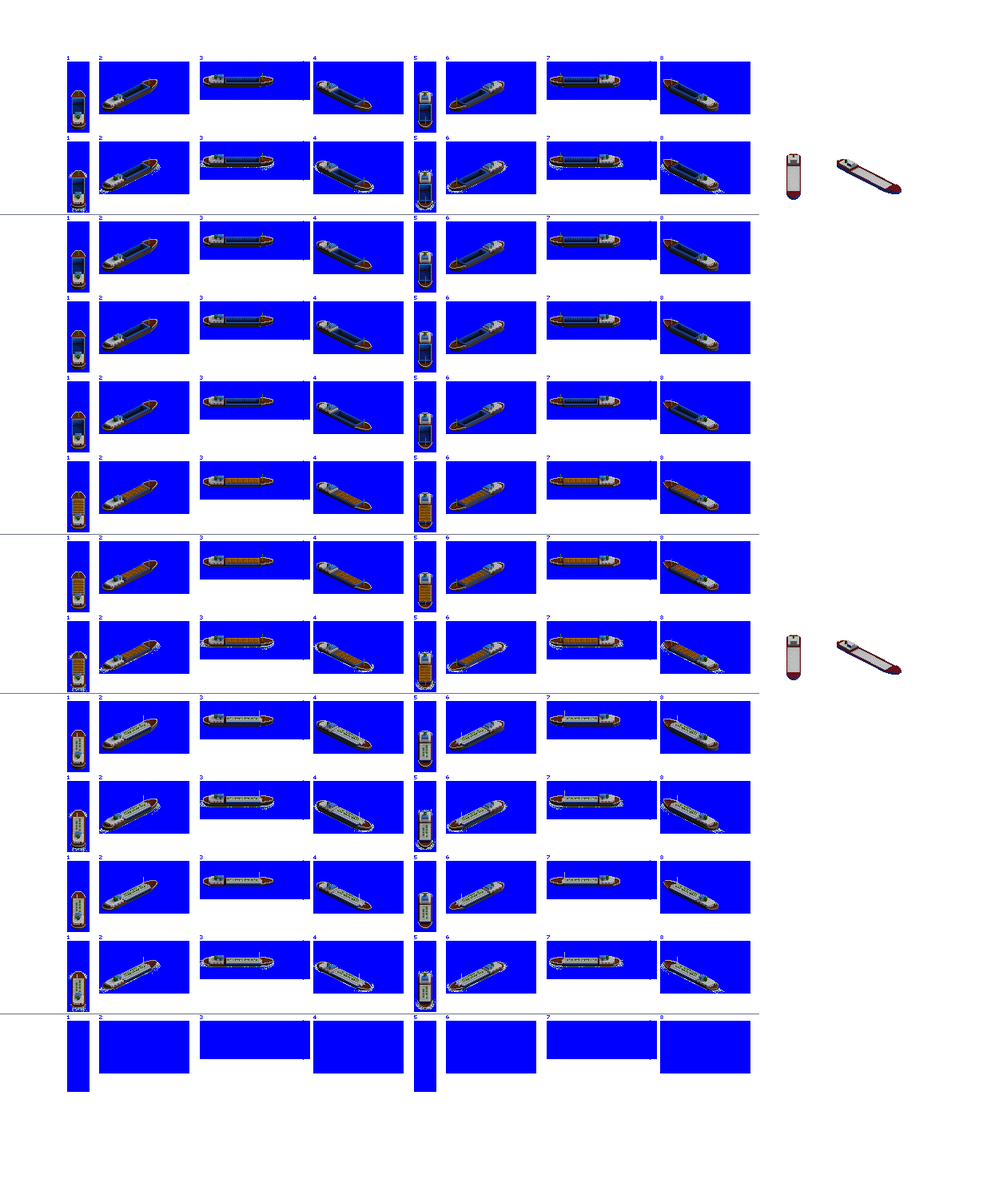
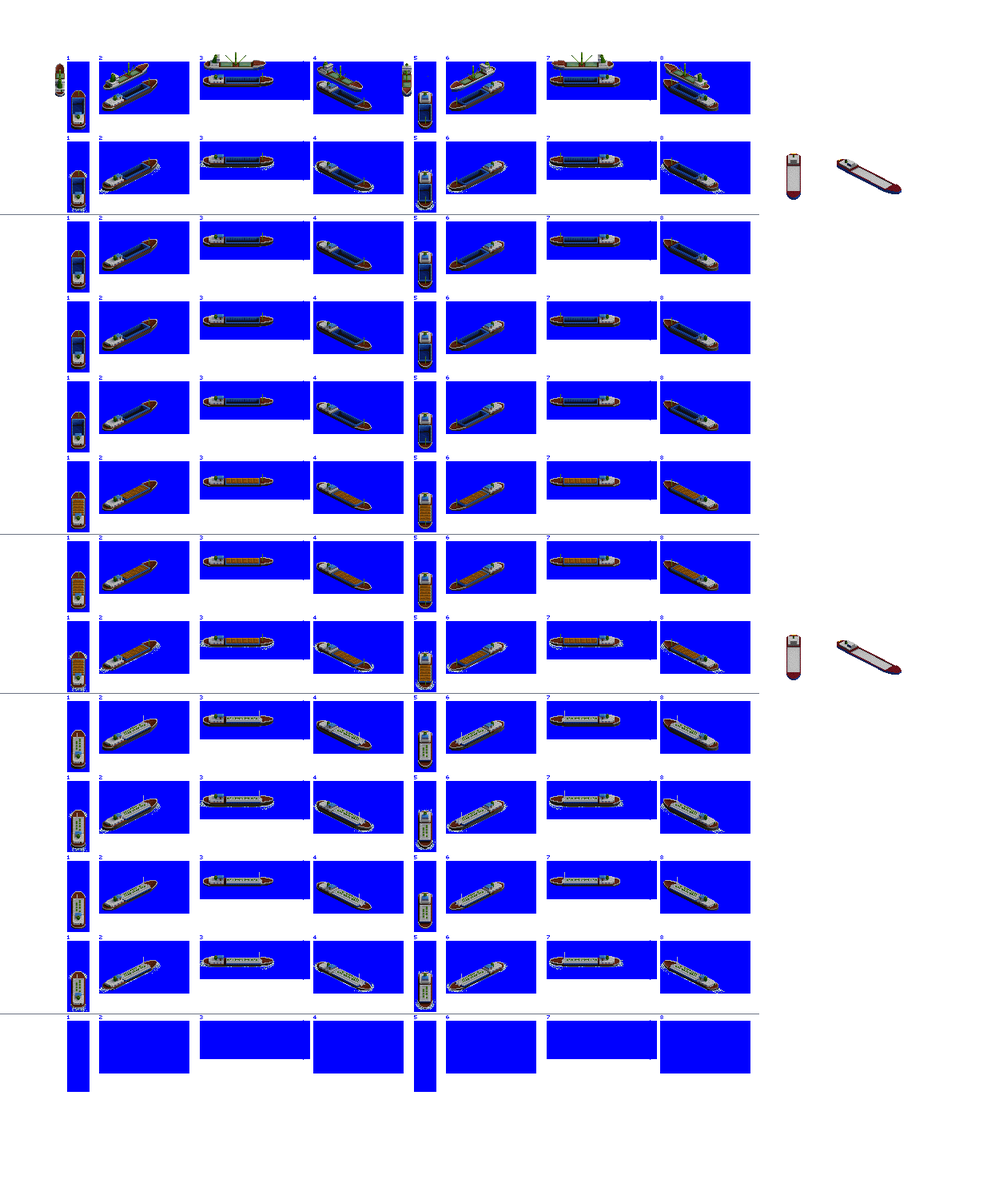
Revision of a layered 1003px x 1199px image; what changed, layer by layer:
renamed "HoldOverlay" to "Layer 1", moved it above "Hatch Overlays", painted on it over [55, 51, 710, 128]
painted on "Small River Boat" over [71, 74, 702, 128]
